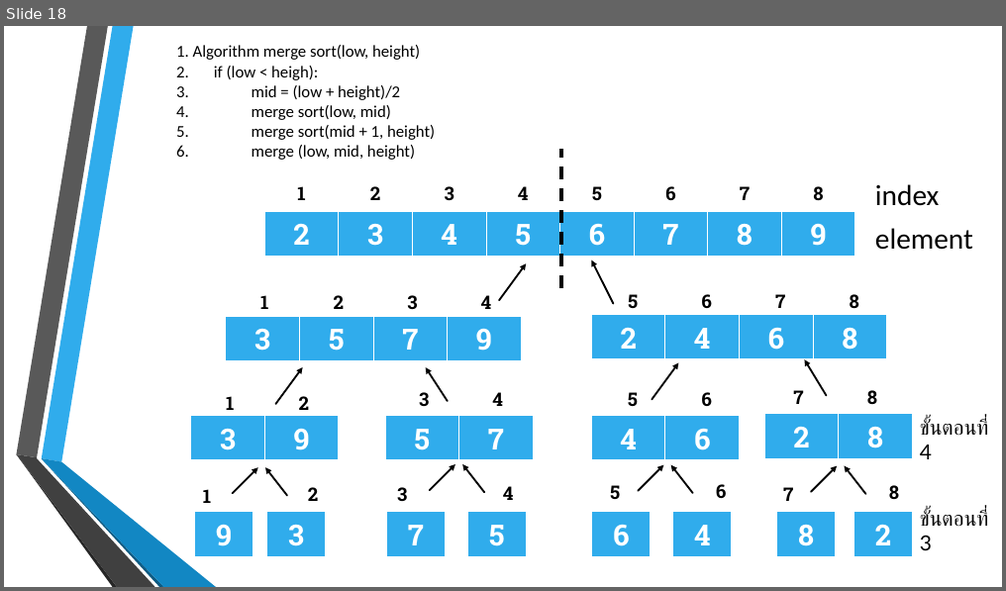
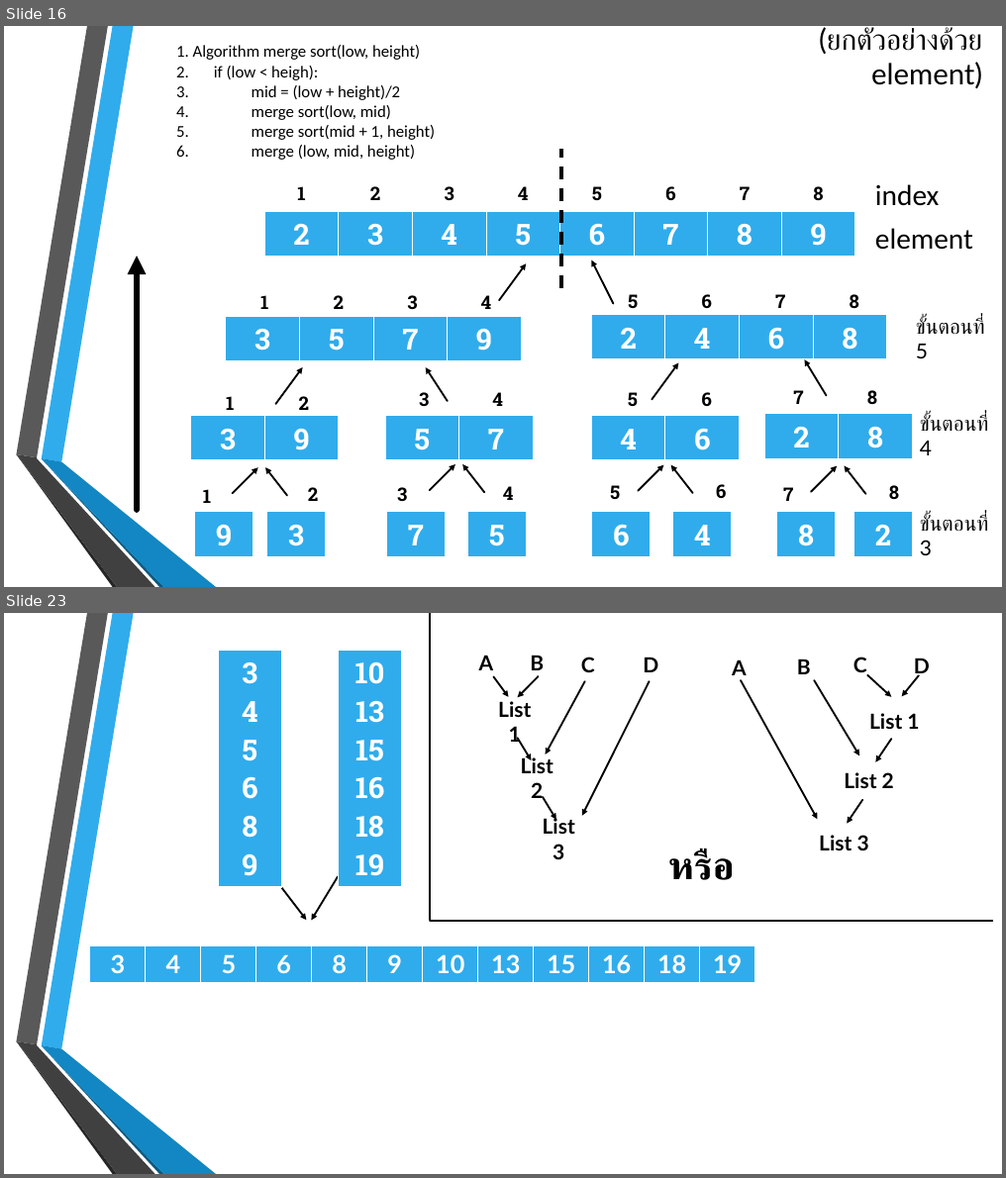
Before and after one commit to billowdev/report-external-sorted, a slide deck: external_merge.pptx. Shown one above the other, each under a label of ours: slide 18 before the commit, slides 16 and 23 after it; the slides between them are not shown. The pictures are 1006x591 and 1006x1178 pixels, drawn with LibreOffice and Linux fonts; fonts in the diff are those of the drawing; background and template pictures are left out. Boxes give left, top, right and bottom in pixels: in the first picture for what was removed or moved away, otherwise in the second. Text is boxed around its words. In the diff, an @@ line names an element or a change of style, - is before the commit and + after.

```diff
--- a/external_merge.pptx
+++ b/external_merge.pptx
@@ slide 23 added at [4, 613, 1002, 1174], background picture (left out); not listed: 6 template elements that a slide beside it also shows @@
@@ line added from (430, 613) to (430, 920), #000000 1.25 pt @@
@@ table added at [218, 650, 282, 880], 1 rows, 1 columns @@
+3 / 4 / 5 / 6 / 8 / 9
@@ table added at [338, 650, 402, 880], 1 rows, 1 columns @@
+10 / 13 / 15 / 16 / 18 / 19
@@ text added at [732, 660, 746, 680], 20 pt, text #000000, bold @@
+A
@@ text added at [797, 659, 811, 674], 20 pt, text #000000, bold @@
+B
@@ text added at [853, 657, 867, 676], 20 pt, text #000000, bold @@
+C
@@ text added at [914, 658, 930, 678], 20 pt, text #000000, bold @@
+D
@@ group added at [479, 655, 658, 860]: 7 texts, 6 arrows @@
+A
+B
+C
+D
+List 1
+List 2
+List 3
@@ group added at [741, 675, 919, 851]: 6 arrows, 3 texts @@
+List 1
+List 2
+List 3
@@ text added at [668, 850, 734, 880], 37 pt, text #000000, bold @@
+หรือ
@@ arrow added from (273, 876) to (307, 920), #000000 1.75 pt @@
@@ arrow added from (338, 876) to (312, 921), #000000 1.75 pt @@
@@ line added from (993, 921) to (430, 921), #000000 1.25 pt @@
@@ table added at [90, 947, 754, 983], 1 rows, 12 columns @@
+3 | 4 | 5 | 6 | 8 | 9 | 10 | 13 | 15 | 16 | 18 | 19
@@ what was slide 18 is now slide 16 @@
@@ slide 16 changed as well @@
@@ text added at [827, 27, 982, 88], 28 pt, text #000000 @@
+(ยกตัวอย่างด้วย element)
@@ arrow added from (137, 509) to (137, 256), #000000 6 pt @@
@@ text added at [916, 318, 984, 359], 20 pt, text #000000 @@
+ขั้นตอนที่ 5
@@ text "ขั้นตอนที่ 4": place and size @@
-text "ขั้นตอนที่ 4" at [920, 418, 988, 460]
+text "ขั้นตอนที่ 4" at [920, 414, 988, 456]
@@ text "ขั้นตอนที่ 3": place and size @@
-text "ขั้นตอนที่ 3" at [920, 510, 988, 551]
+text "ขั้นตอนที่ 3" at [920, 514, 988, 556]
```
Also in this commit, not shown: 8 other slides changed, 11 other slides added, 3 slides removed, 4 other files.
